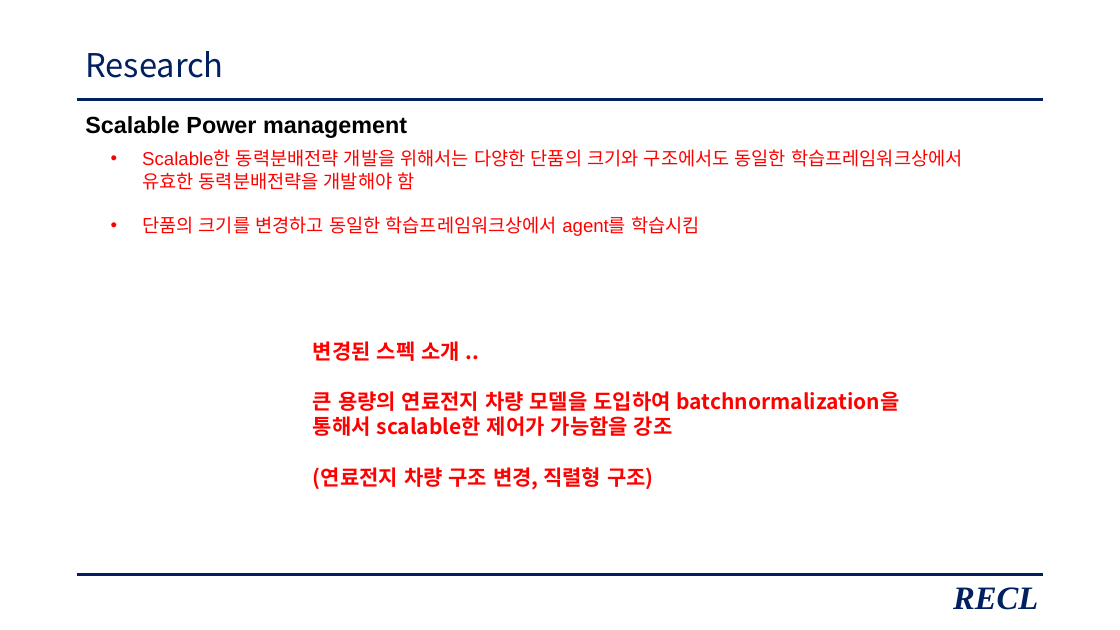
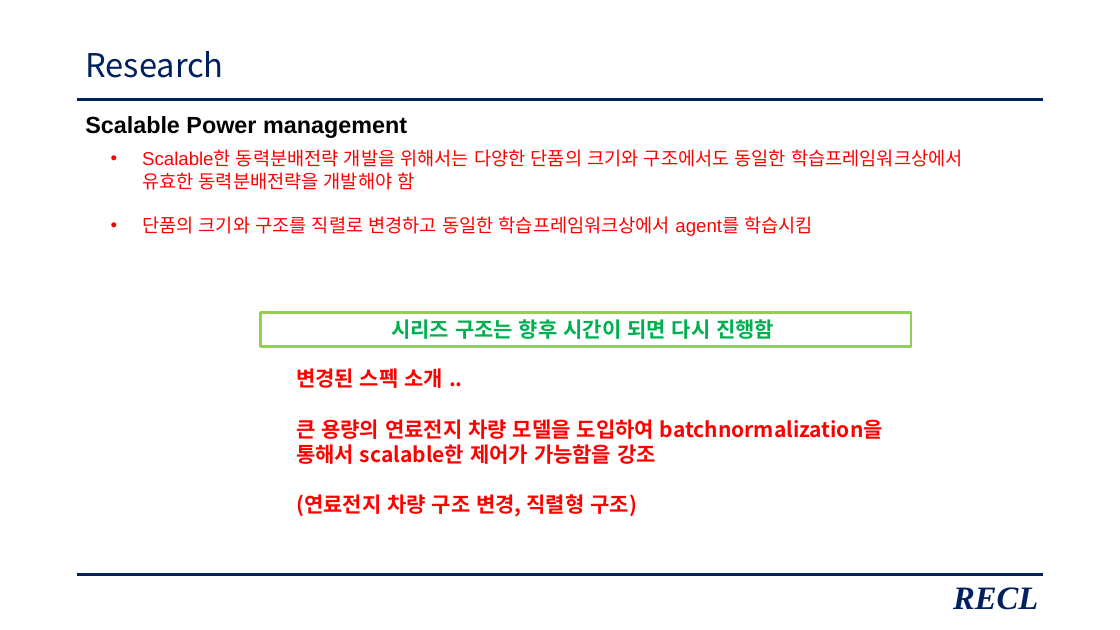
Before and after one commit to zidane89/experiment_essential, a slide deck: slide 34 of 발표자료_중안2.pptx (slide 33 before the commit). Drawn at 1120x630 pixels with LibreOffice and Linux fonts; fonts in the diff are those of the drawing. Boxes give left, top, right and bottom in pixels: in the first picture for what was removed or moved away, otherwise in the second. Text is boxed around its words. In the diff, an @@ line names an element or a change of style, - is before the commit and + after.

```diff
--- a/발표자료_중안2.pptx
+++ b/발표자료_중안2.pptx
@@ text at box(142, 216, 813, 236): text changed @@
-• 단품의 크기를 변경하고 동일한 학습프레임워크상에서 agent를 학습시킴
+• 단품의 크기와 구조를 직렬로 변경하고 동일한 학습프레임워크상에서 agent를 학습시킴
@@ rectangle added at box(260, 313, 912, 346), outline #92D050 2.25 pt, 18 pt, text #00B050, bold @@
+시리즈 구조는 향후 시간이 되면 다시 진행함
@@ text "변경된 스펙 소개 ..": place and size @@
-text "변경된 스펙 소개 .." at box(313, 341, 900, 489)
+text "변경된 스펙 소개 .." at box(296, 368, 883, 516)
```
Also in this commit, not shown: 12 other slides changed, 1 slide added.
